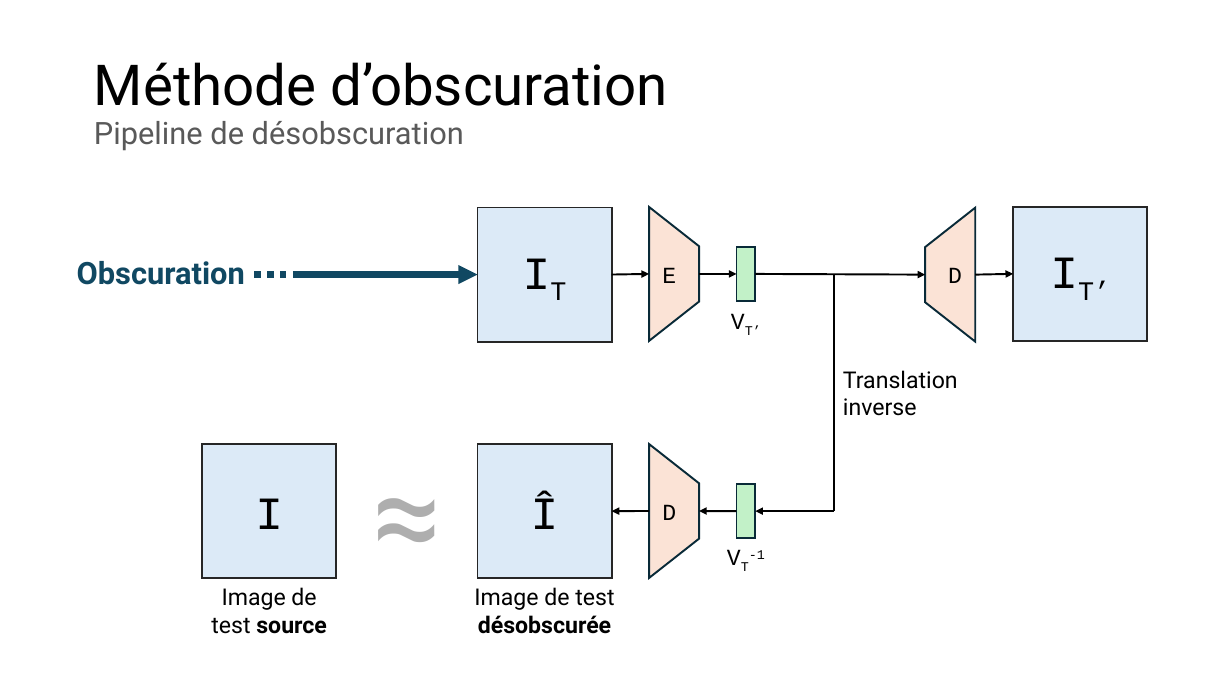
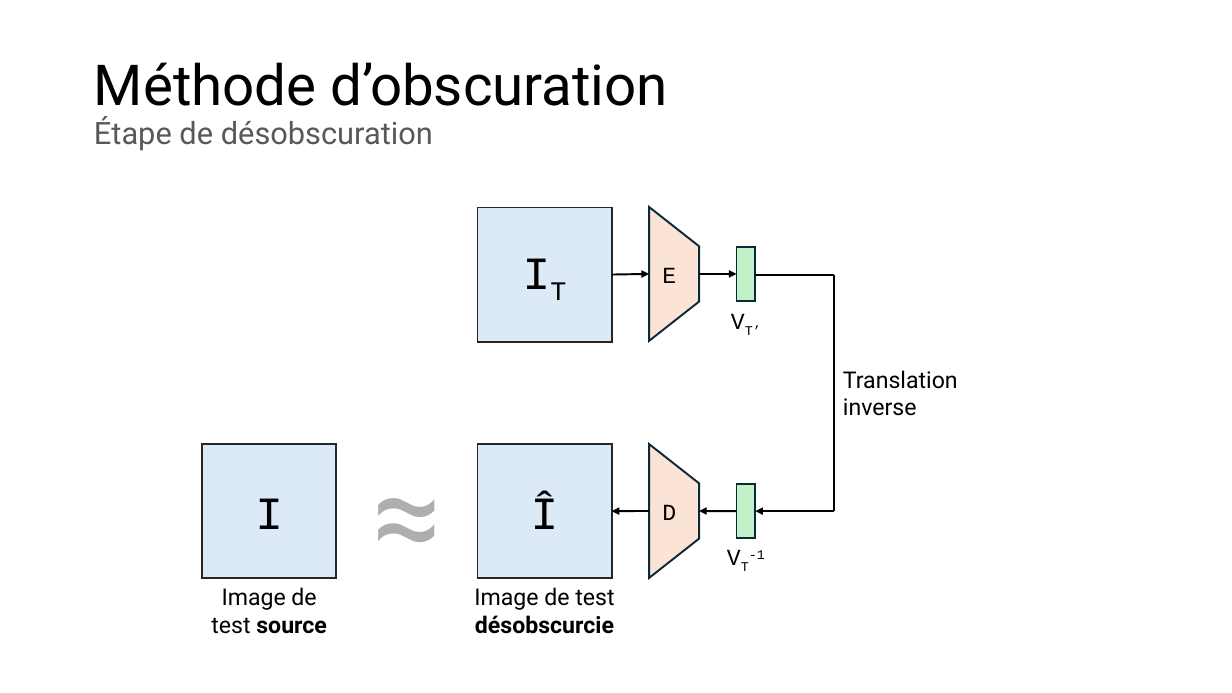
Before and after one commit to owilo/Stage, a slide deck: slide 8 of Documents/Slides/Obscuration de contenu numérique dans une image.pptx. Drawn at 1232x693 pixels with LibreOffice and Linux fonts; fonts in the diff are those of the drawing. Boxes give left, top, right and bottom in pixels: in the first picture for what was removed or moved away, otherwise in the second. Text is boxed around its words. In the diff, an @@ line names an element or a change of style, - is before the commit and + after.

```diff
--- a/Documents/Slides/Obscuration de contenu numérique dans une image.pptx
+++ b/Documents/Slides/Obscuration de contenu numérique dans une image.pptx
@@ title at (x1=94, y1=62, x2=669, y2=151): text changed @@
-Méthode d’obscuration
-Pipeline de désobscuration
+Méthode d’obscuration
+Étape de désobscuration
@@ trapezoid removed at (x1=926, y1=207, x2=976, y2=342) @@
-D
@@ rectangle removed at (x1=1014, y1=207, x2=1148, y2=341) @@
-IT’
@@ text removed at (x1=77, y1=261, x2=245, y2=285) @@
-Obscuration
@@ line removed from (254, 274) to (297, 274) @@
@@ arrow removed from (297, 274) to (478, 274) @@
@@ arrow moved from (755, 274) - (925, 274) to (834, 275) - (755, 275) @@
@@ arrow (834, 275) - (755, 275): arrow to line @@
@@ arrow removed from (975, 274) to (1014, 274) @@
@@ text at (x1=474, y1=587, x2=614, y2=634): text changed; bold on @@
-Image de test désobscurée
+Image de test désobscurcie
```
Also in this commit, not shown: 19 other slides changed, 3 slides added, 1 slide removed.
